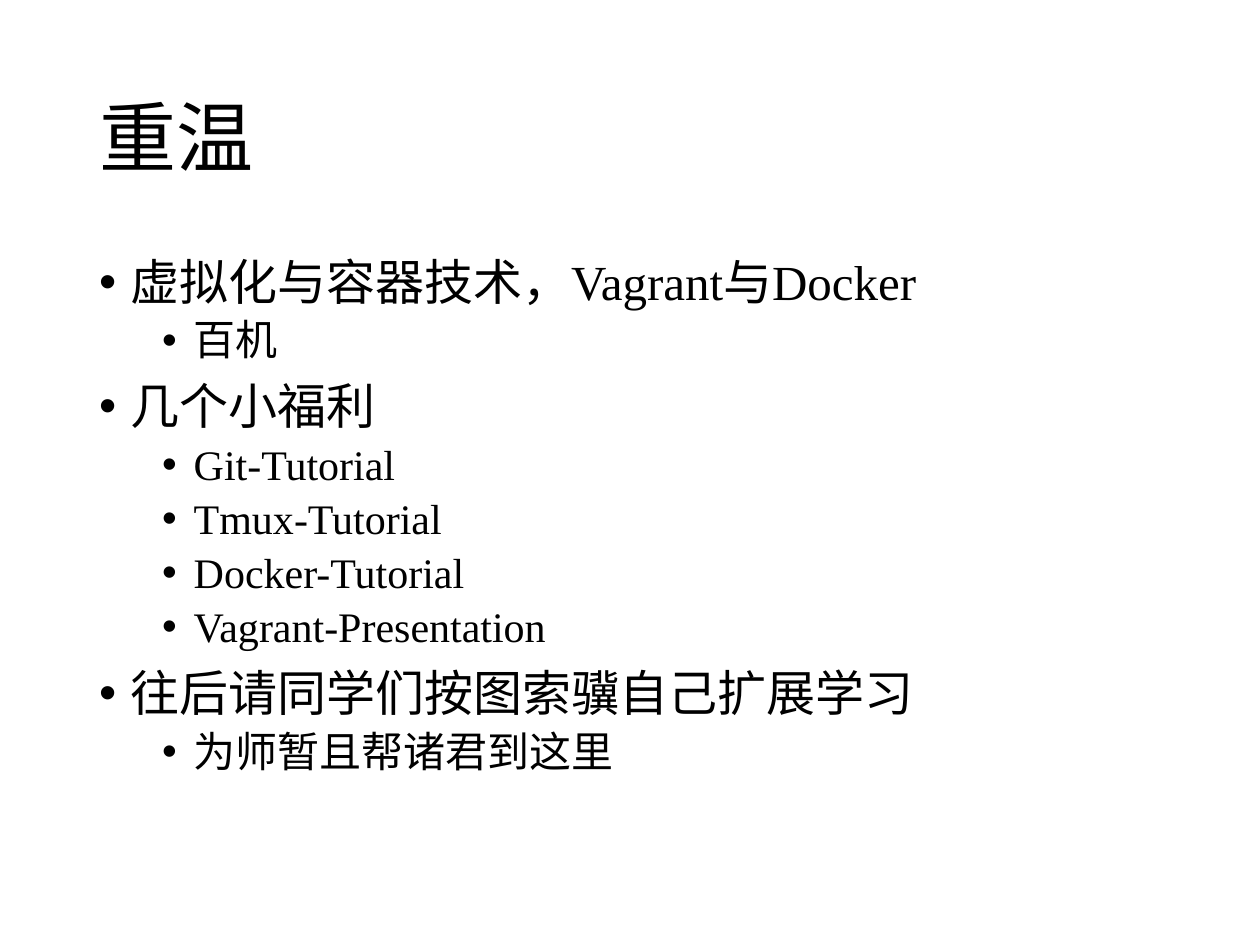
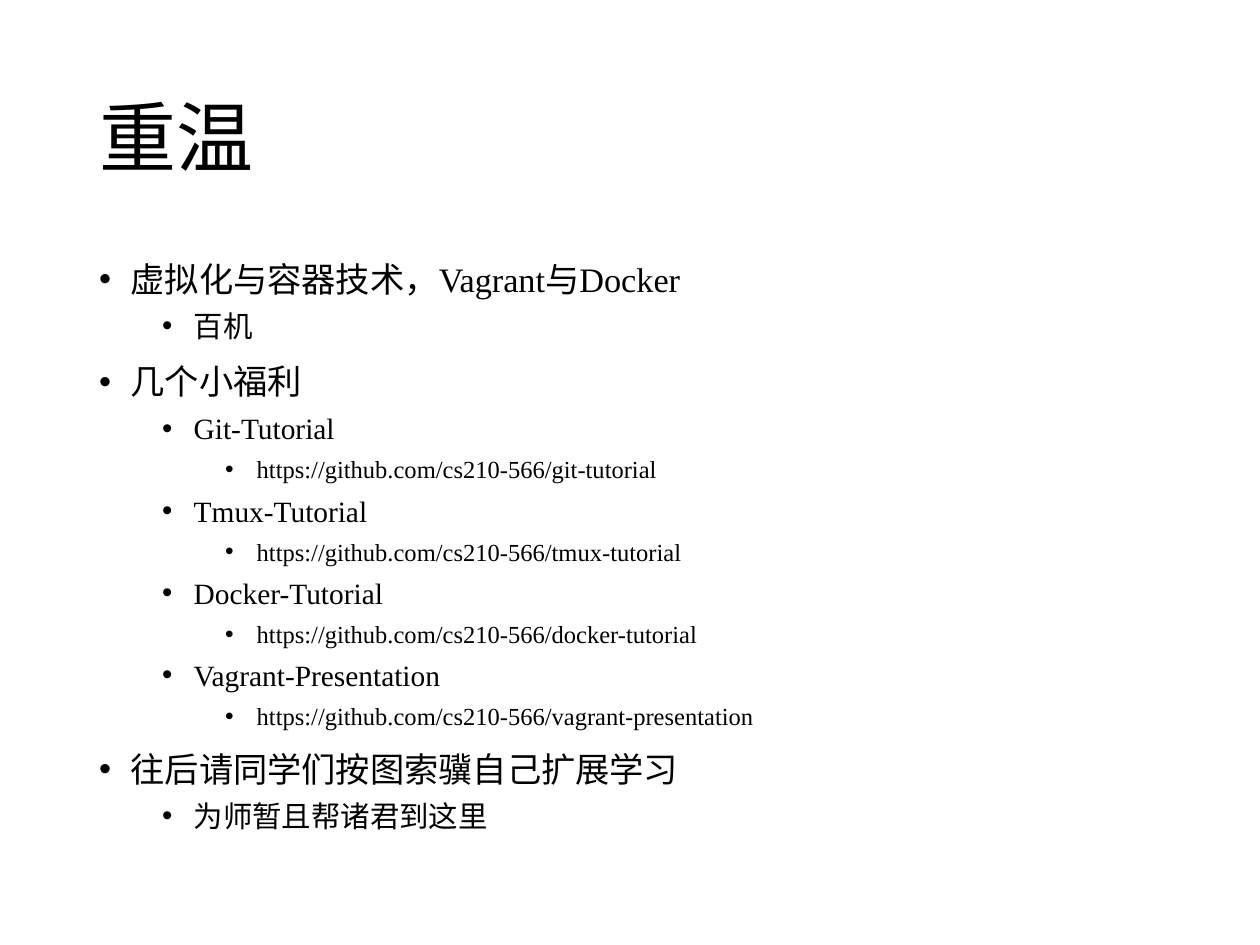
Before and after one commit to cs-course/data-center-course, a slide deck: slide 5 of data-center-2017-c06.pptx. Drawn at 1260x945 pixels with LibreOffice and Linux fonts; fonts in the diff are those of the drawing. Boxes give left, top, right and bottom in pixels: in the first picture for what was removed or moved away, otherwise in the second. Text is boxed around its words. In the diff, an @@ line names an element or a change of style, - is before the commit and + after.

```diff
--- a/data-center-2017-c06.pptx
+++ b/data-center-2017-c06.pptx
@@ text at [131,263,680,830]: size 28 to 19.6 pt in "虚拟化与容器技术，Vagrant与Docker", "几个小福利", "往后请同学们按图索骥自己扩展学习"; size 24 to 16.8 pt in "百机", "Git-Tutorial", "Tmux-Tutorial", "Docker-Tutorial" and 2 more places; line spacing 0.9 to 1 @@
@@ text at [257,461,657,484]: paragraph added @@
+    • https://github.com/cs210-566/git-tutorial
@@ text at [257,544,681,566]: paragraph added @@
+    • https://github.com/cs210-566/tmux-tutorial
@@ text at [257,626,697,649]: paragraph added @@
+    • https://github.com/cs210-566/docker-tutorial
@@ text at [257,708,753,731]: paragraph added @@
+    • https://github.com/cs210-566/vagrant-presentation
```
Also in this commit, not shown: 2 other slides changed.
